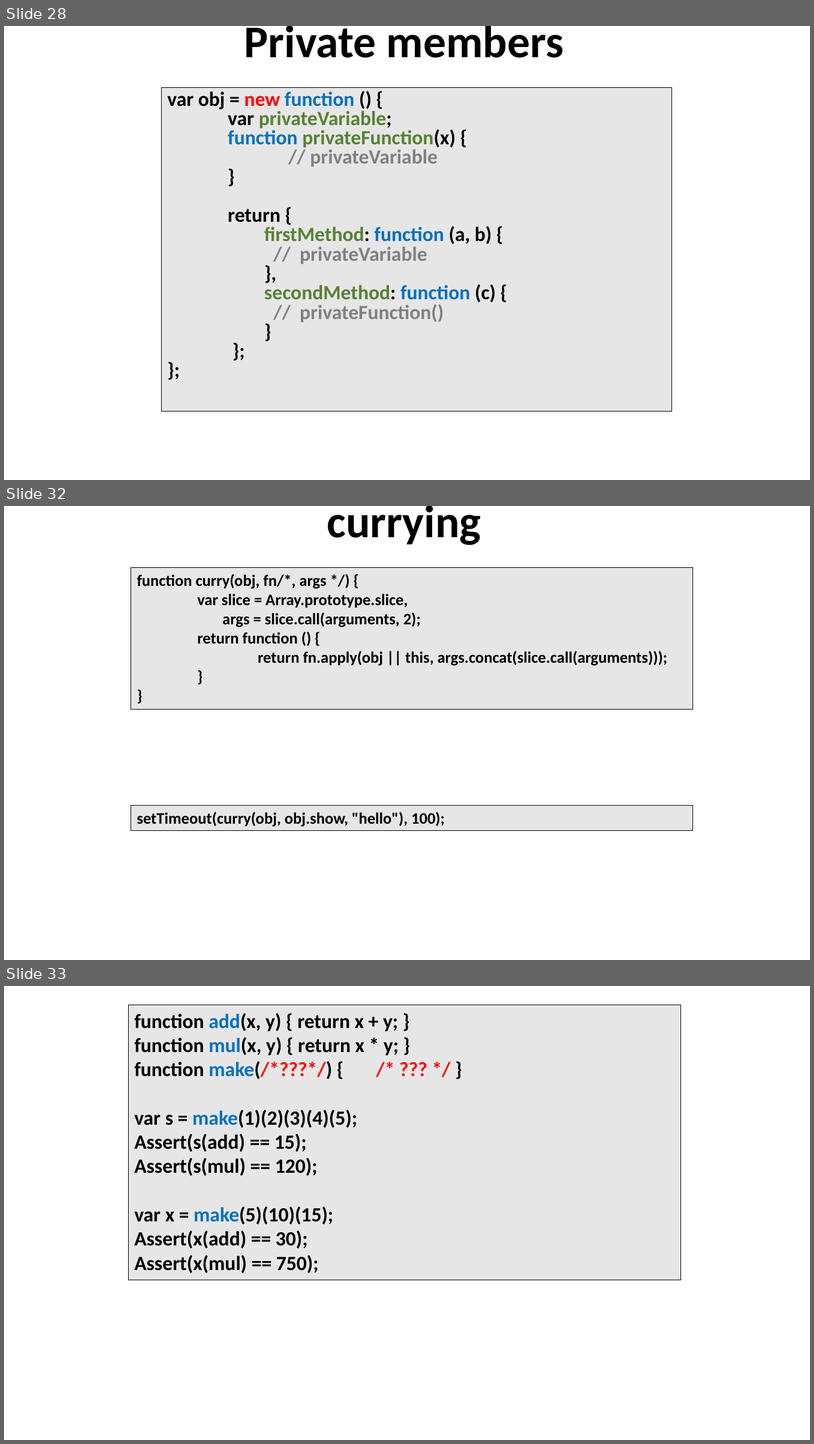
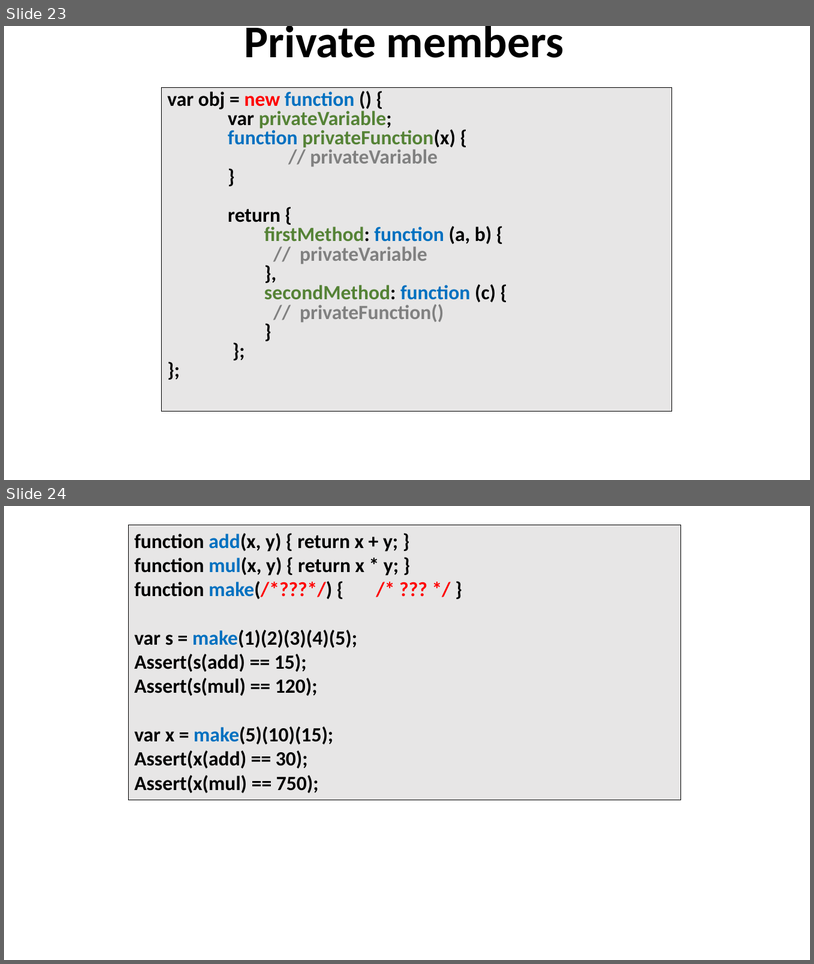
Before and after one commit to dzmitry-varabei/front-end-course, a slide deck: lecture-4-functions/lecture4-functions.pptx. Shown one above the other, each under a label of ours: slides 28, 32 and 33 before the commit, slides 23 and 24 after it; the slides between them are not shown. The pictures are 814x1444 and 814x964 pixels, drawn with LibreOffice and Linux fonts; fonts in the diff are those of the drawing. Boxes give left, top, right and bottom in pixels: in the first picture for what was removed or moved away, otherwise in the second. Text is boxed around its words. In the diff, an @@ line names an element or a change of style, - is before the commit and + after.

```diff
--- a/lecture-4-functions/lecture4-functions.pptx
+++ b/lecture-4-functions/lecture4-functions.pptx
@@ slide 32 removed at bbox=[4, 506, 810, 960], background #FFFFFF @@
@@ title removed at bbox=[327, 506, 482, 545] @@
-currying
@@ rectangle removed at bbox=[131, 568, 693, 709] @@
-function curry(obj, fn/*, args */) {
-var slice = Array.prototype.slice,
-args = slice.call(arguments, 2);
-return function () {
-return fn.apply(obj || this, args.concat(slice.call(arguments)));
-}
-}
@@ rectangle removed at bbox=[131, 805, 693, 830] @@
-setTimeout(curry(obj, obj.show, "hello"), 100);
@@ what was slide 28 is now slide 23 @@
@@ what was slide 33 is now slide 24 @@
```
Also in this commit, not shown: 10 other slides removed, 2 other files.
